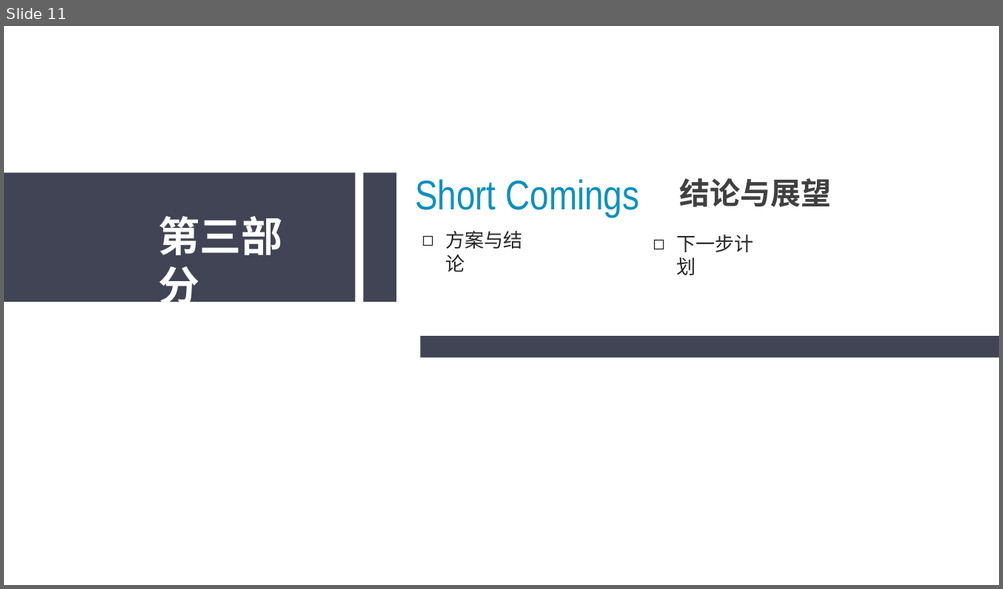
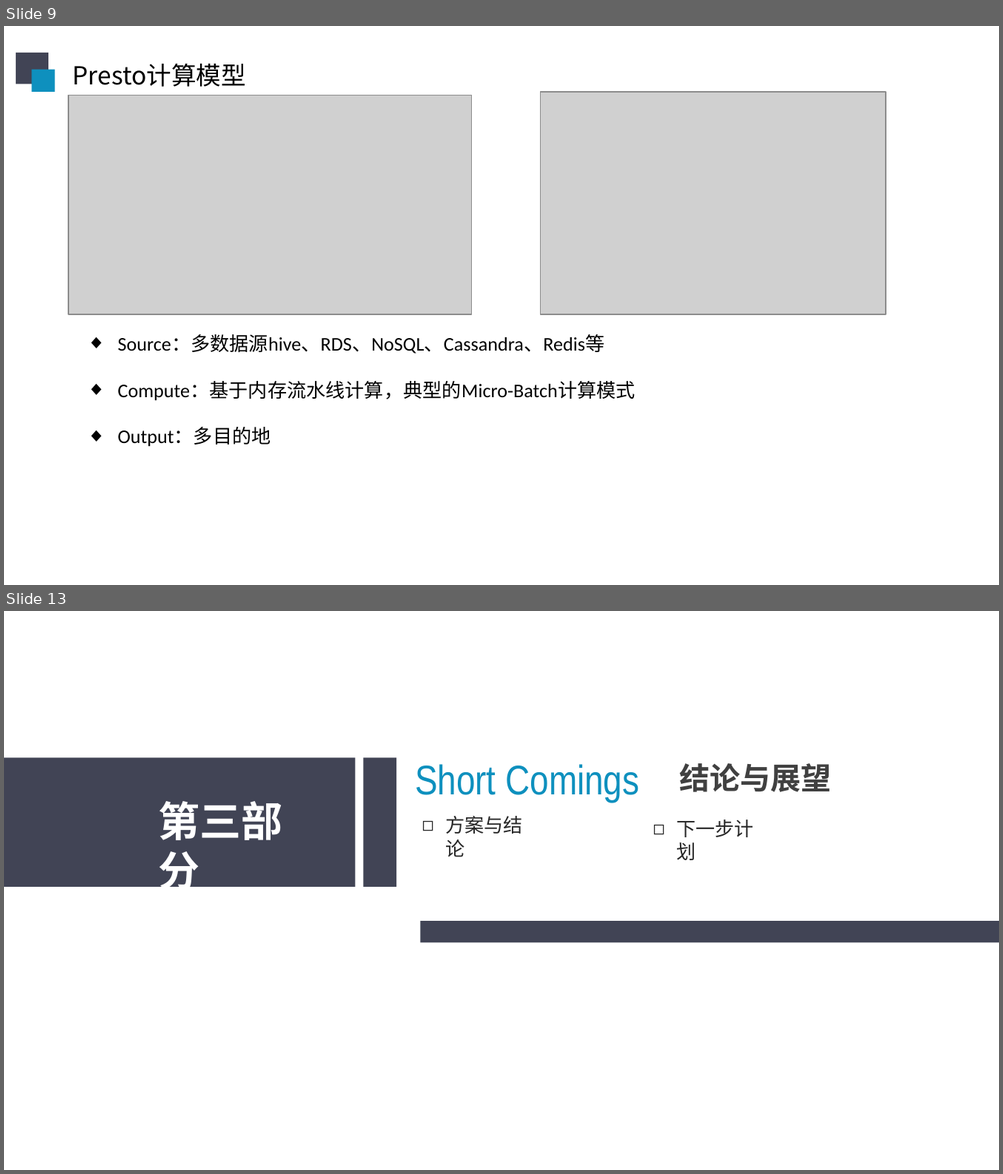
Before and after one commit to sunliangliang9201/interview_prepare, a slide deck: 在线阶段汇报20190606.pptx. Shown one above the other, each under a label of ours: slide 11 before the commit, slides 9 and 13 after it; the slides between them are not shown. The pictures are 1003x589 and 1003x1174 pixels, drawn with LibreOffice and Linux fonts; fonts in the diff are those of the drawing; grey boxes stand for pictures. Boxes give left, top, right and bottom in pixels: in the first picture for what was removed or moved away, otherwise in the second. Text is boxed around its words. In the diff, an @@ line names an element or a change of style, - is before the commit and + after.

```diff
--- a/在线阶段汇报20190606.pptx
+++ b/在线阶段汇报20190606.pptx
@@ slide 9 added at box(4, 26, 999, 585), background #FFFFFF @@
@@ rectangle added at box(16, 53, 48, 84), fill #414455 @@
@@ rectangle added at box(32, 70, 55, 93), fill #0E90BE @@
@@ text added at box(73, 63, 246, 87), 18 pt, text #000000 @@
+Presto计算模型
@@ picture added at box(540, 92, 885, 315) @@
@@ picture added at box(68, 96, 472, 315) @@
@@ text added at box(118, 335, 635, 447), 14 pt, text #000000 @@
+◆ Source：多数据源hive、RDS、NoSQL、Cassandra、Redis等
+◆ Compute：基于内存流水线计算，典型的Micro-Batch计算模式
+◆ Output：多目的地
@@ what was slide 11 is now slide 13 @@
```
Also in this commit, not shown: 3 slides changed, 5 other slides added, 6 slides removed.
